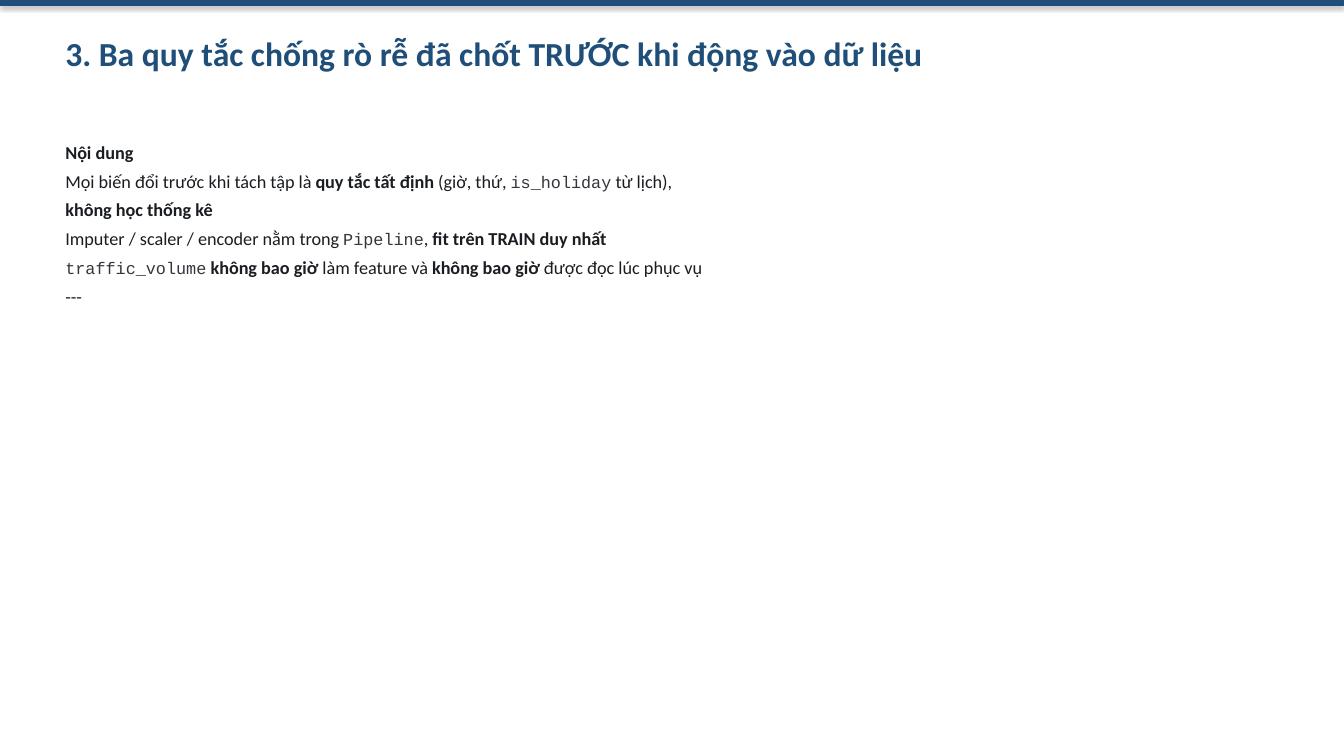
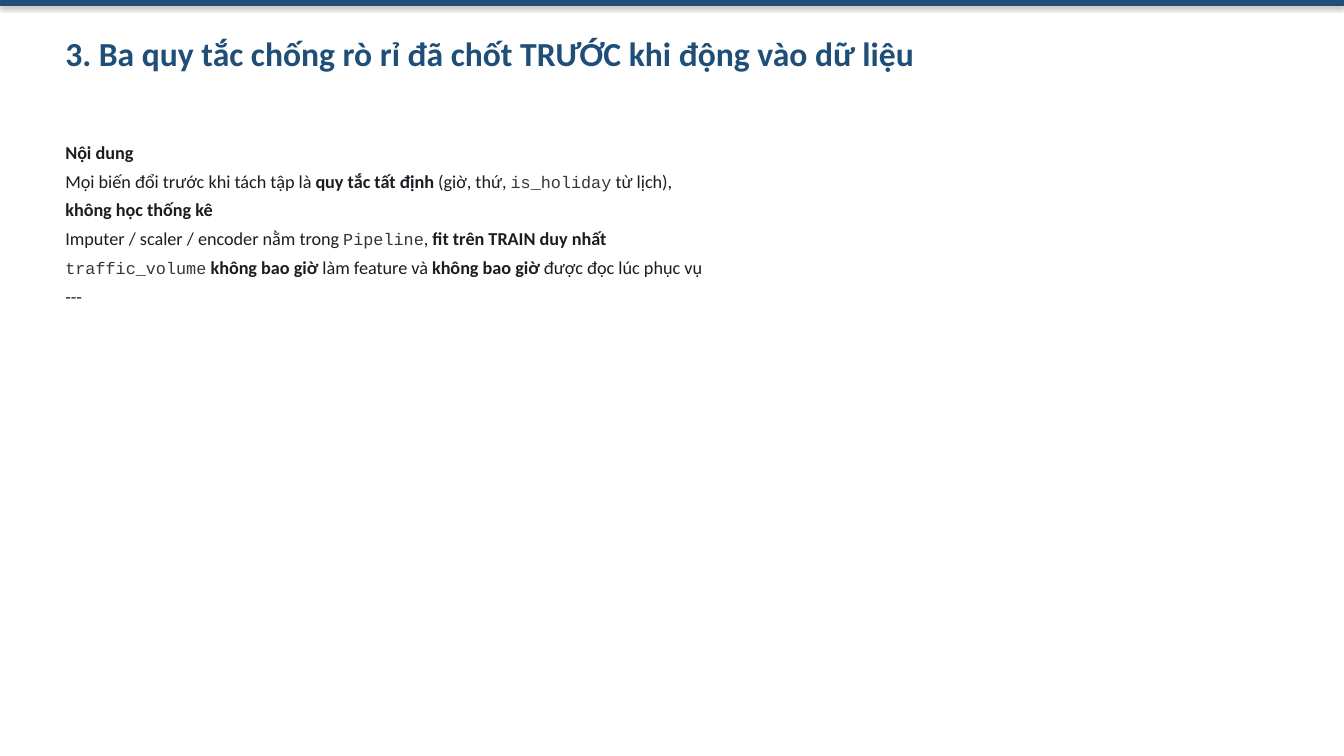
Before and after one commit to laivannha0202/DU-BAO-LUU-LUONG-GIAO-THONG-VOI-CHIA-TAP-THEO-THOI-GIAN, a slide deck: slide 4 of release/slides.pptx. Drawn at 1344x756 pixels with LibreOffice and Linux fonts; fonts in the diff are those of the drawing. Boxes give left, top, right and bottom in pixels: in the first picture for what was removed or moved away, otherwise in the second. Text is boxed around its words. In the diff, an @@ line names an element or a change of style, - is before the commit and + after.

```diff
--- a/release/slides.pptx
+++ b/release/slides.pptx
@@ text at (65, 39, 913, 72): text changed @@
-3. Ba quy tắc chống rò rễ đã chốt TRƯỚC khi động vào dữ liệu
+3. Ba quy tắc chống rò rỉ đã chốt TRƯỚC khi động vào dữ liệu
```
Also in this commit, not shown: 5 other slides changed, 9 other files.
